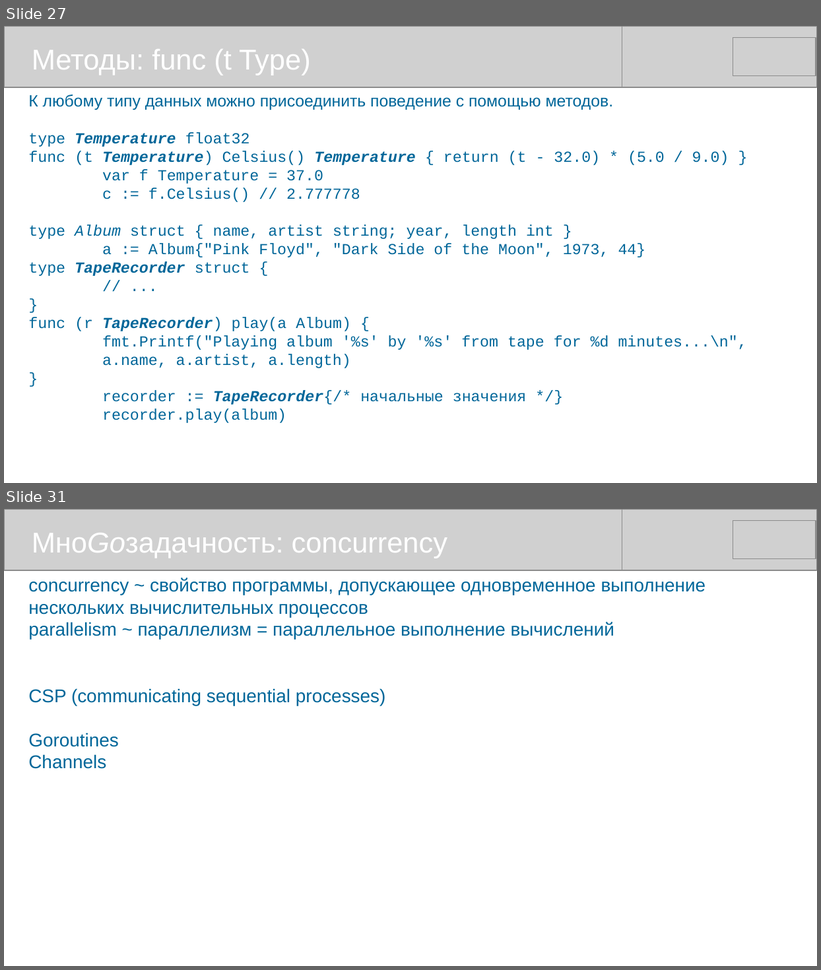
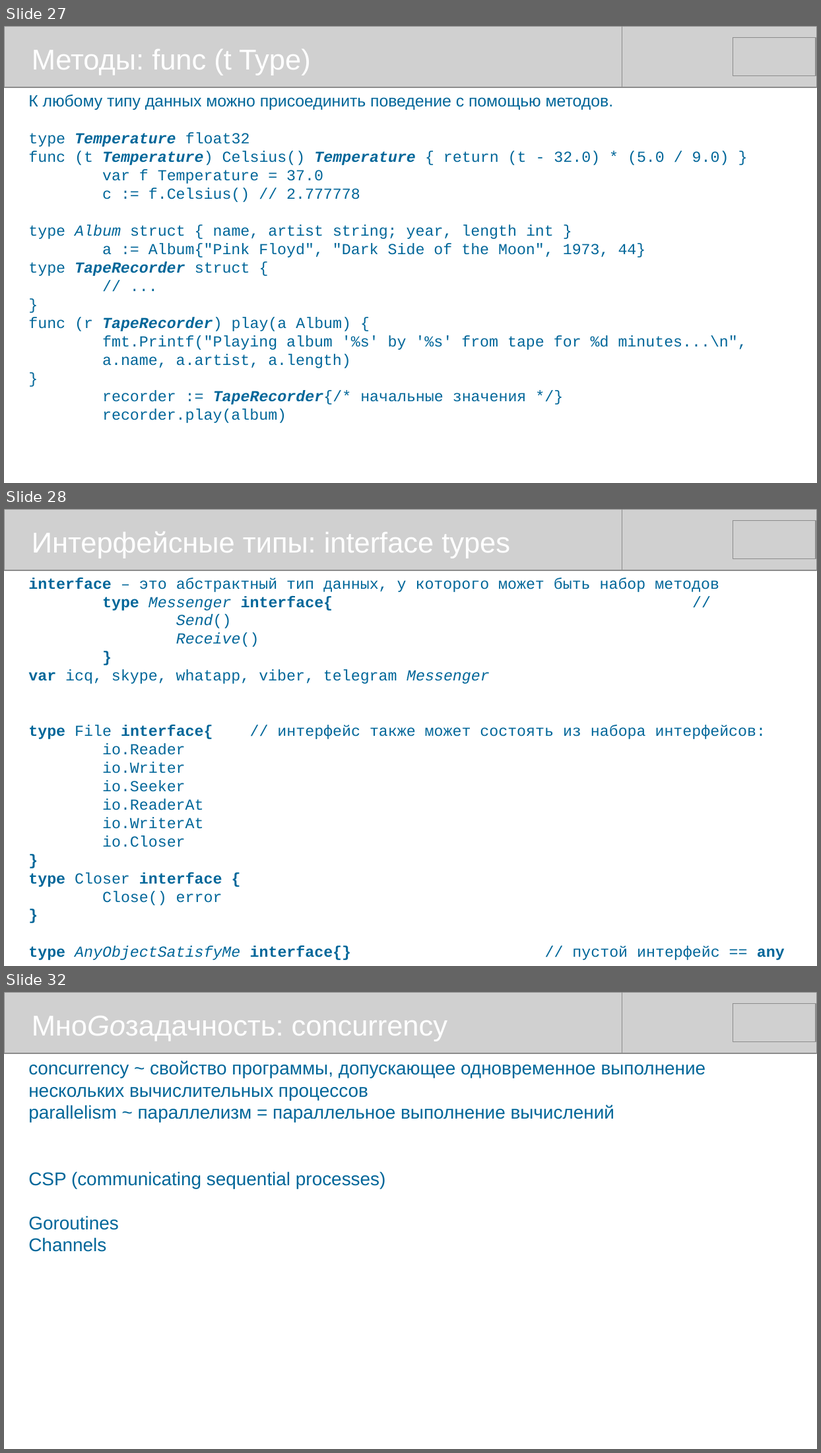
Before and after one commit to mike-shock/Go_language, a slide deck: Go_Review.odp. Shown one above the other, each under a label of ours: slides 27 and 31 before the commit, slides 27, 28 and 32 after it; the slides between them are not shown. The pictures are 821x970 and 821x1453 pixels, drawn with LibreOffice and Linux fonts; fonts in the diff are those of the drawing; grey boxes stand for pictures. Boxes give left, top, right and bottom in pixels: in the first picture for what was removed or moved away, otherwise in the second. Text is boxed around its words. In the diff, an @@ line names an element or a change of style, - is before the commit and + after.

```diff
--- a/Go_Review.odp
+++ b/Go_Review.odp
@@ slide 28 added at <box>4,509,817,966</box>, background #FFFFFF @@
@@ picture added at <box>4,509,622,570</box> @@
@@ picture added at <box>199,509,817,570</box> @@
@@ picture added at <box>733,521,816,559</box> @@
@@ text added at <box>32,531,510,559</box>, 28 pt, text #FFFFFF @@
+Интерфейсные типы: interface types
@@ text added at <box>28,578,785,960</box>, 15 pt, text #006699 @@
+interface – это абстрактный тип данных, у которого может быть набор методов
+type Messenger interface{ //
+Send()
+Receive()
+}
+var icq, skype, whatapp, viber, telegram Messenger
+type File interface{ // интерфейс также может состоять из набора интерфейсов:
+io.Reader
+io.Writer
+io.Seeker
+io.ReaderAt
+io.WriterAt
+io.Closer
+}
+type Closer interface {
+Close() error
+}
+type AnyObjectSatisfyMe interface{} // пустой интерфейс == any
@@ what was slide 31 is now slide 32 @@
```
Also in this commit, not shown: 4 slides changed, 1 other file.
